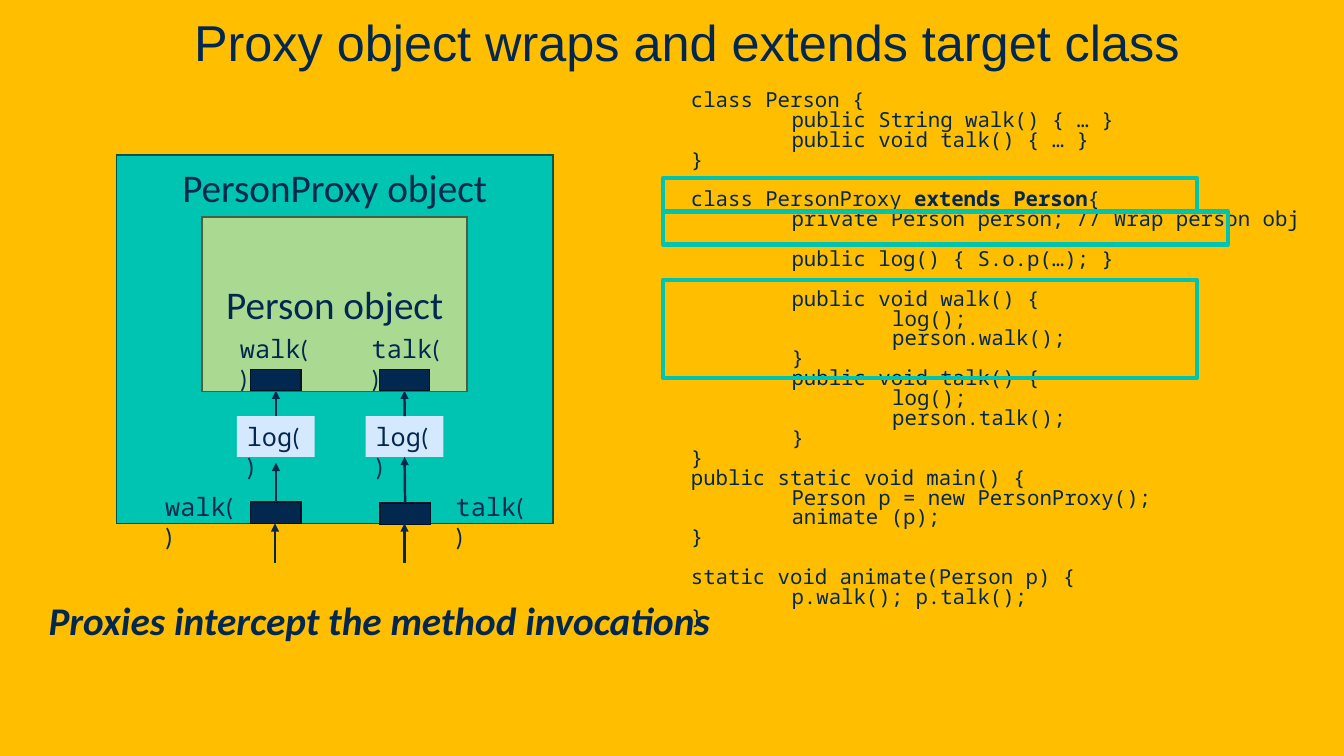
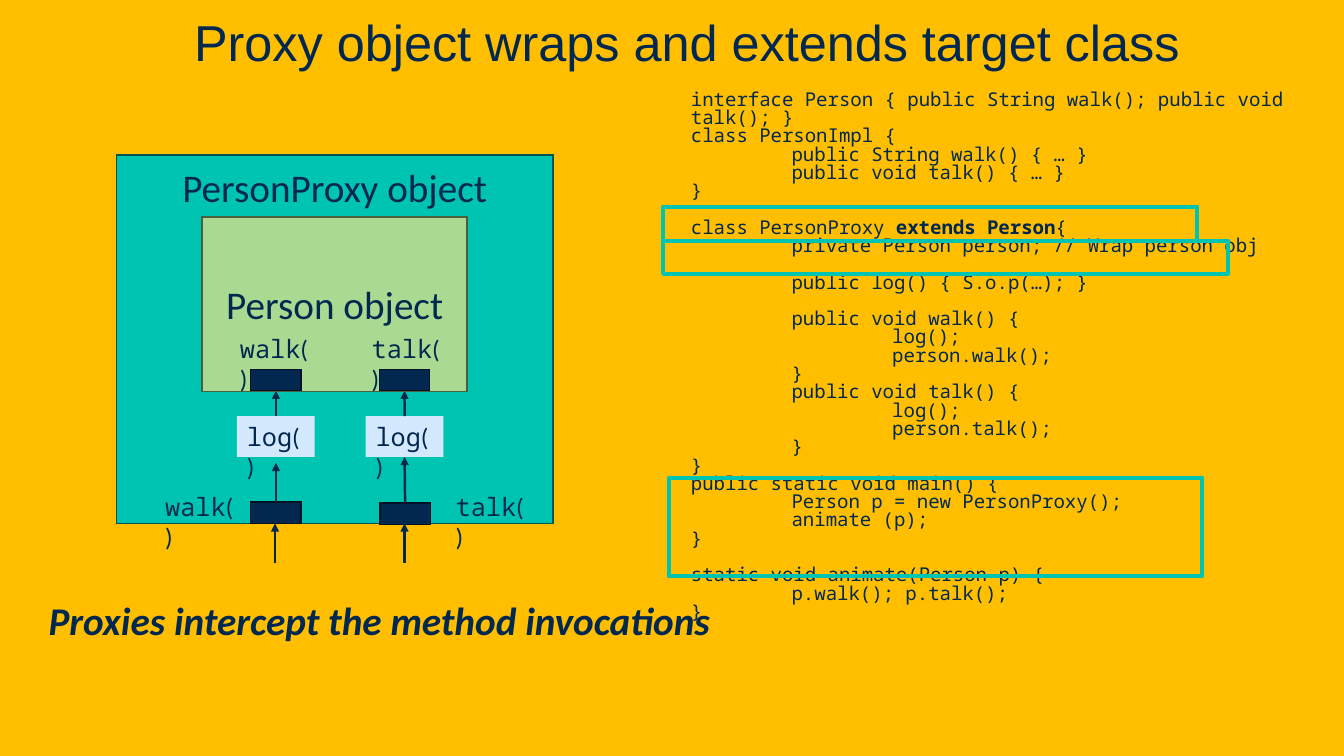
Before and after one commit to davsec-teaching/ECS_160, a slide deck: slide 52 of slides/DesignPatterns.pptx. Drawn at 1344x756 pixels with LibreOffice and Linux fonts; fonts in the diff are those of the drawing; background and template pictures are left out. Boxes give left, top, right and bottom in pixels: in the first picture for what was removed or moved away, otherwise in the second. Text is boxed around its words. In the diff, an @@ line names an element or a change of style, - is before the commit and + after.

```diff
--- a/slides/DesignPatterns.pptx
+++ b/slides/DesignPatterns.pptx
@@ text at box(691, 91, 1284, 148): text changed; size 14.8 to 13.6 pt @@
-class Person {
+interface Person { public String walk(); public void talk(); }
+class PersonImpl {
@@ text at box(691, 143, 1258, 605): size 14.8 to 13.6 pt in "public String walk() { … }", "public void talk() { … }", "}", "class PersonProxy extends Person{" and 12 more places @@
@@ rectangle: place and size @@
-rectangle at box(663, 178, 1197, 213)
+rectangle at box(663, 207, 1197, 241)
@@ rectangle: place and size @@
-rectangle at box(663, 212, 1228, 245)
+rectangle at box(663, 241, 1228, 274)
@@ rectangle: place and size @@
-rectangle at box(663, 280, 1197, 378)
+rectangle at box(668, 478, 1202, 576)
```
Also in this commit, not shown: 1 other slide changed, 1 other file.
